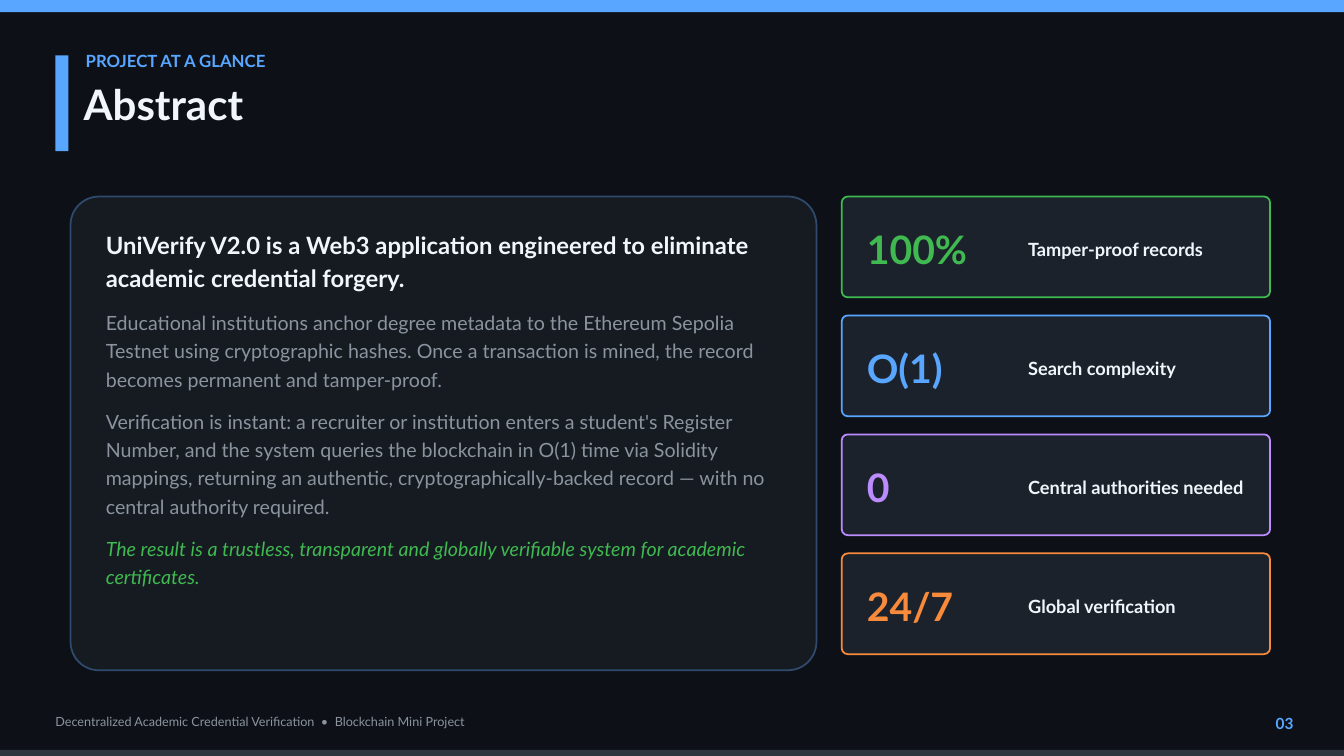
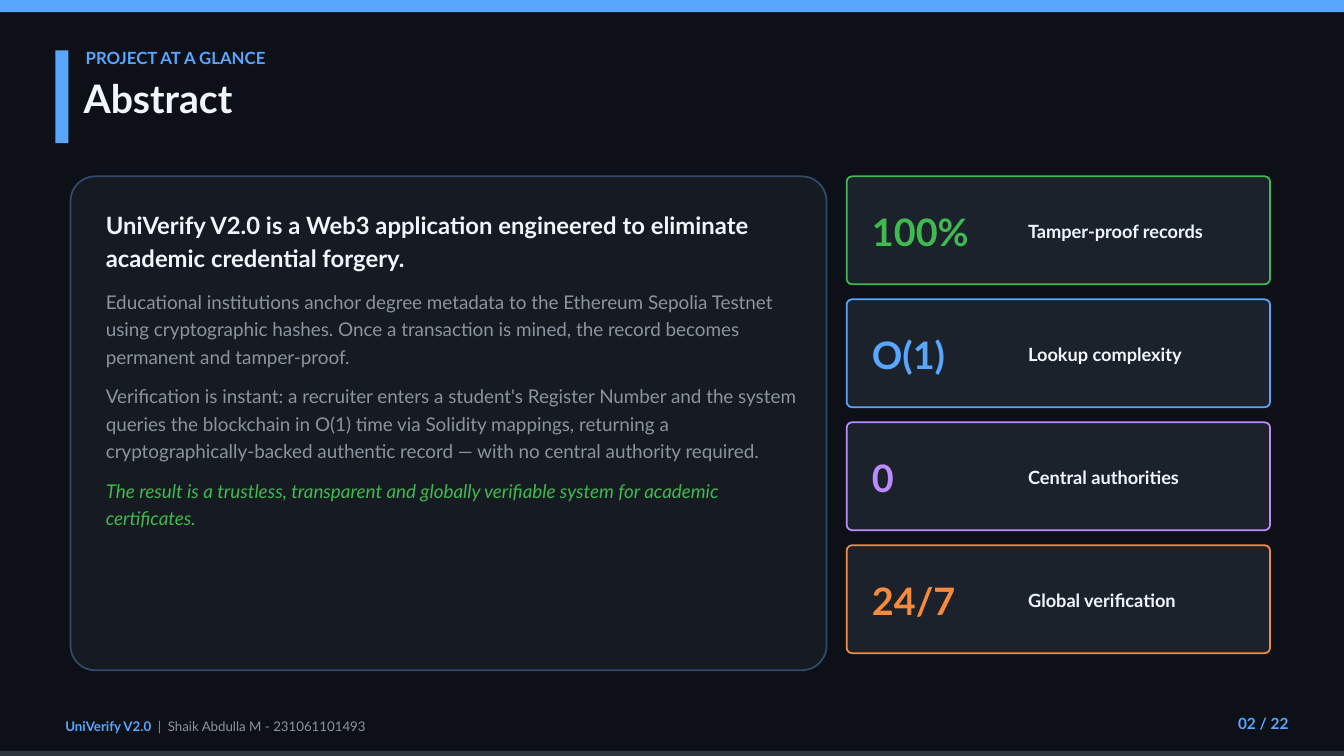
Before and after one commit to shaikmofficial-ai/Univerify, a slide deck: slide 2 of UniVerify_Final_Presentation.pptx (slide 3 before the commit). Drawn at 1344x756 pixels with LibreOffice and Linux fonts; fonts in the diff are those of the drawing. Boxes give left, top, right and bottom in pixels: in the first picture for what was removed or moved away, otherwise in the second. Text is boxed around its words. In the diff, an @@ line names an element or a change of style, - is before the commit and + after.

Commit message:
Restructure presentation: 22-slide academic format with 7 UML diagrams, comparative chart, and custom footer

```diff
--- a/UniVerify_Final_Presentation.pptx
+++ b/UniVerify_Final_Presentation.pptx
@@ rectangle: place and size @@
-rectangle at box(55, 55, 69, 151)
+rectangle at box(55, 50, 69, 143)
@@ text "Abstract" at box(84, 84, 233, 114): size 30 to 28 pt @@
@@ rounded rectangle: place and size @@
-rounded rectangle at box(71, 197, 817, 670)
+rounded rectangle at box(71, 176, 827, 670)
@@ proportions changed in 5 elements at box(847, 545, 1270, 653), box(847, 422, 1270, 530), box(71, 176, 827, 670), box(847, 299, 1270, 407), box(847, 176, 1270, 284) @@
@@ rounded rectangle: place and size @@
-rounded rectangle at box(842, 197, 1270, 297)
+rounded rectangle at box(847, 176, 1270, 284)
@@ text "UniVerify V2.0 is a Web3 ...": place and size @@
-text "UniVerify V2.0 is a Web3 ..." at box(106, 315, 765, 587)
+text "UniVerify V2.0 is a Web3 ..." at box(106, 216, 796, 528)
@@ size 28 to 27 pt in 4 elements at box(872, 587, 955, 617), box(872, 464, 894, 493), box(872, 339, 945, 375), box(872, 218, 969, 247) @@
@@ text "100%": place and size @@
-text "100%" at box(867, 235, 967, 265)
+text "100%" at box(872, 218, 969, 247)
@@ text "Tamper-proof records": place and size @@
-text "Tamper-proof records" at box(1028, 242, 1203, 259)
+text "Tamper-proof records" at box(1028, 224, 1203, 241)
@@ text at box(106, 295, 773, 528): size 14 to 13.5 pt in "Educational institutions anchor degree metadata to the ...", "The result is a trustless, transparent and ..."; less space between paragraphs @@
@@ rounded rectangle: place and size @@
-rounded rectangle at box(842, 316, 1270, 416)
+rounded rectangle at box(847, 299, 1270, 407)
@@ text "O(1)": place and size @@
-text "O(1)" at box(867, 352, 943, 389)
+text "O(1)" at box(872, 339, 945, 375)
@@ text at box(1028, 347, 1182, 364): text changed @@
-Search complexity
+Lookup complexity
@@ text at box(106, 389, 796, 462): text changed; size 14 to 13.5 pt @@
-Verification is instant: a recruiter or institution enters a student's Register Number, and the system queries the blockchain in O(1) time via Solidity mappings, returning an authentic, cryptographically-backed record — with no central authority required.
+Verification is instant: a recruiter enters a student's Register Number and the system queries the blockchain in O(1) time via Solidity mappings, returning a cryptographically-backed authentic record — with no central authority required.
@@ rounded rectangle: place and size @@
-rounded rectangle at box(842, 435, 1270, 535)
+rounded rectangle at box(847, 422, 1270, 530)
@@ text "0": place and size @@
-text "0" at box(867, 473, 890, 503)
+text "0" at box(872, 464, 894, 493)
@@ text at box(1028, 470, 1179, 484): text changed @@
-Central authorities needed
+Central authorities
@@ rounded rectangle: place and size @@
-rounded rectangle at box(842, 554, 1270, 654)
+rounded rectangle at box(847, 545, 1270, 653)
@@ text "Global verification": place and size @@
-text "Global verification" at box(1028, 599, 1176, 613)
+text "Global verification" at box(1028, 593, 1176, 607)
@@ text at box(1238, 717, 1289, 729): text changed @@
-03
+02 / 22
@@ text at box(65, 721, 365, 734): text changed; size 9 to 9.5 pt @@
-Decentralized Academic Credential Verification • Blockchain Mini Project
+UniVerify V2.0 | Shaik Abdulla M - 231061101493
```
Also in this commit, not shown: 3 other slides changed, 18 slides added, 12 slides removed, 1 other file.
